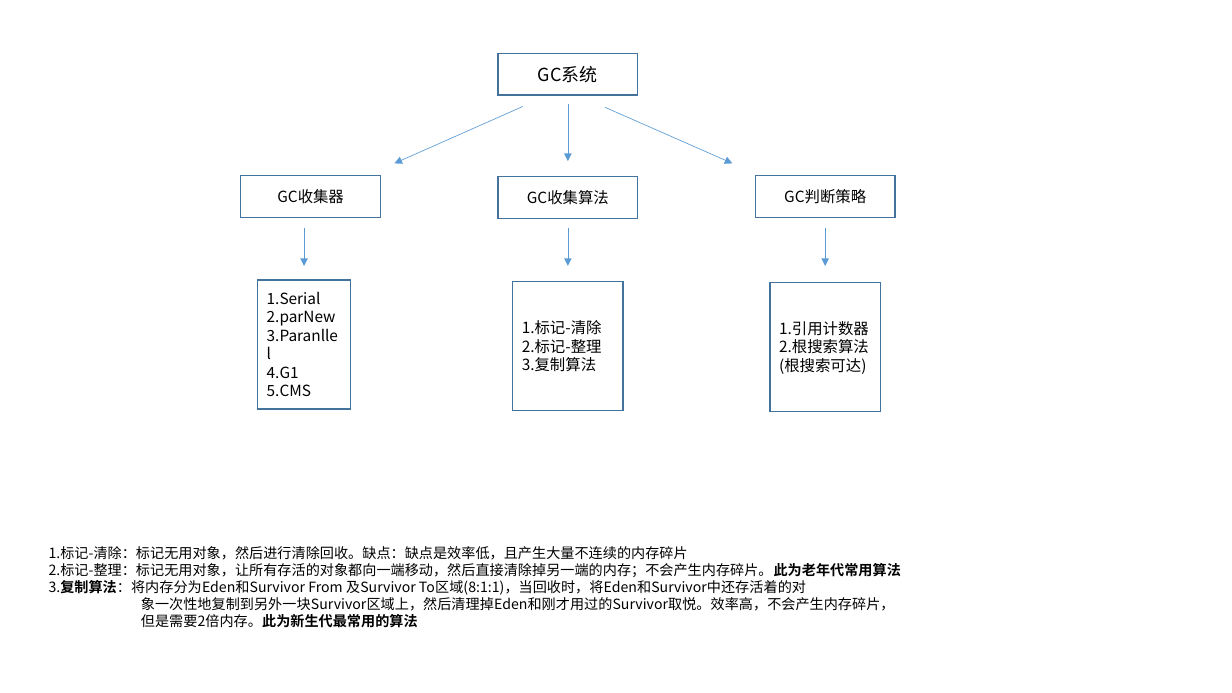
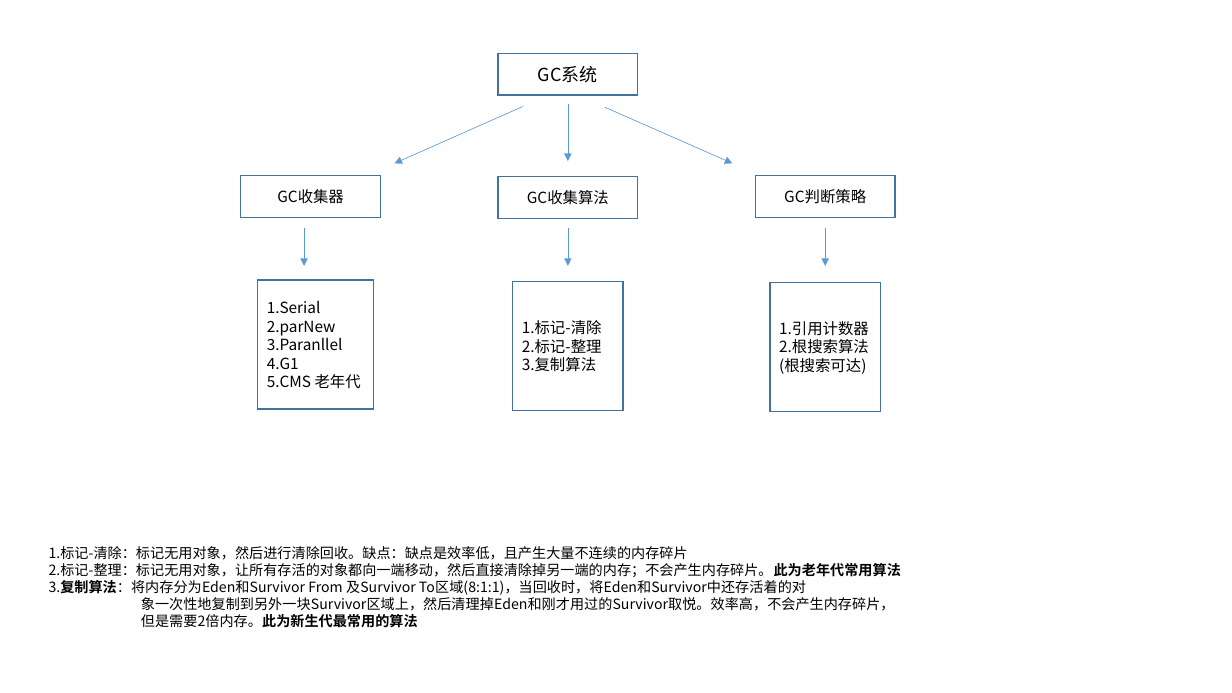
Before and after one commit to dengboyu/future, a slide deck: slide 7 of doc/doc.pptx. Drawn at 1232x693 pixels with LibreOffice and Linux fonts; fonts in the diff are those of the drawing. Boxes give left, top, right and bottom in pixels: in the first picture for what was removed or moved away, otherwise in the second. Text is boxed around its words. In the diff, an @@ line names an element or a change of style, - is before the commit and + after.

```diff
--- a/doc/doc.pptx
+++ b/doc/doc.pptx
@@ rectangle "1.Serial": place and size @@
-rectangle "1.Serial" at [258, 280, 350, 409]
+rectangle "1.Serial" at [258, 280, 373, 409]
@@ text in rectangle at [267, 374, 361, 389]: text changed @@
-5.CMS
+5.CMS 老年代
```
Also in this commit, not shown: 3 other slides changed, 3 other files.
